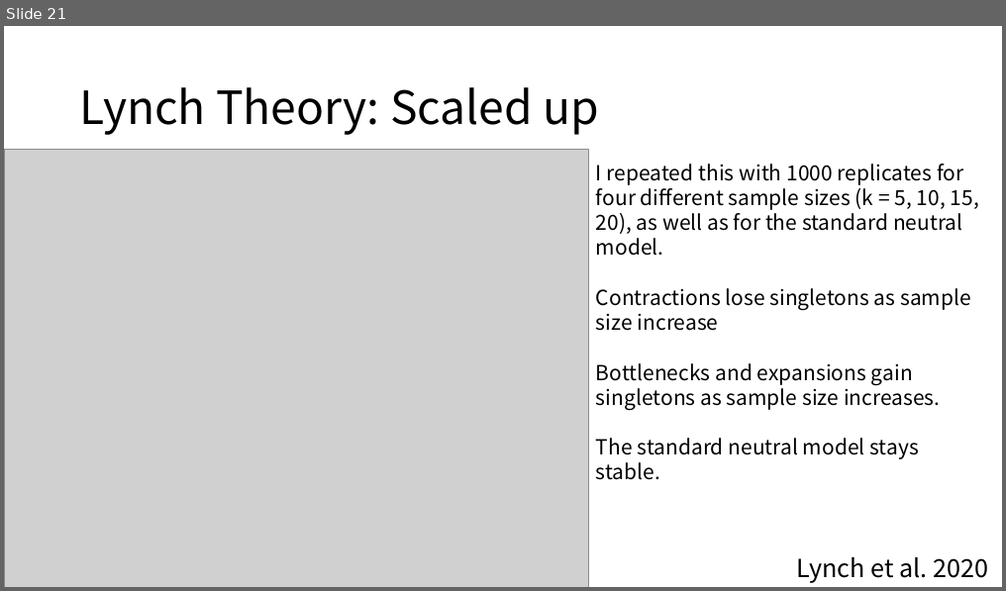
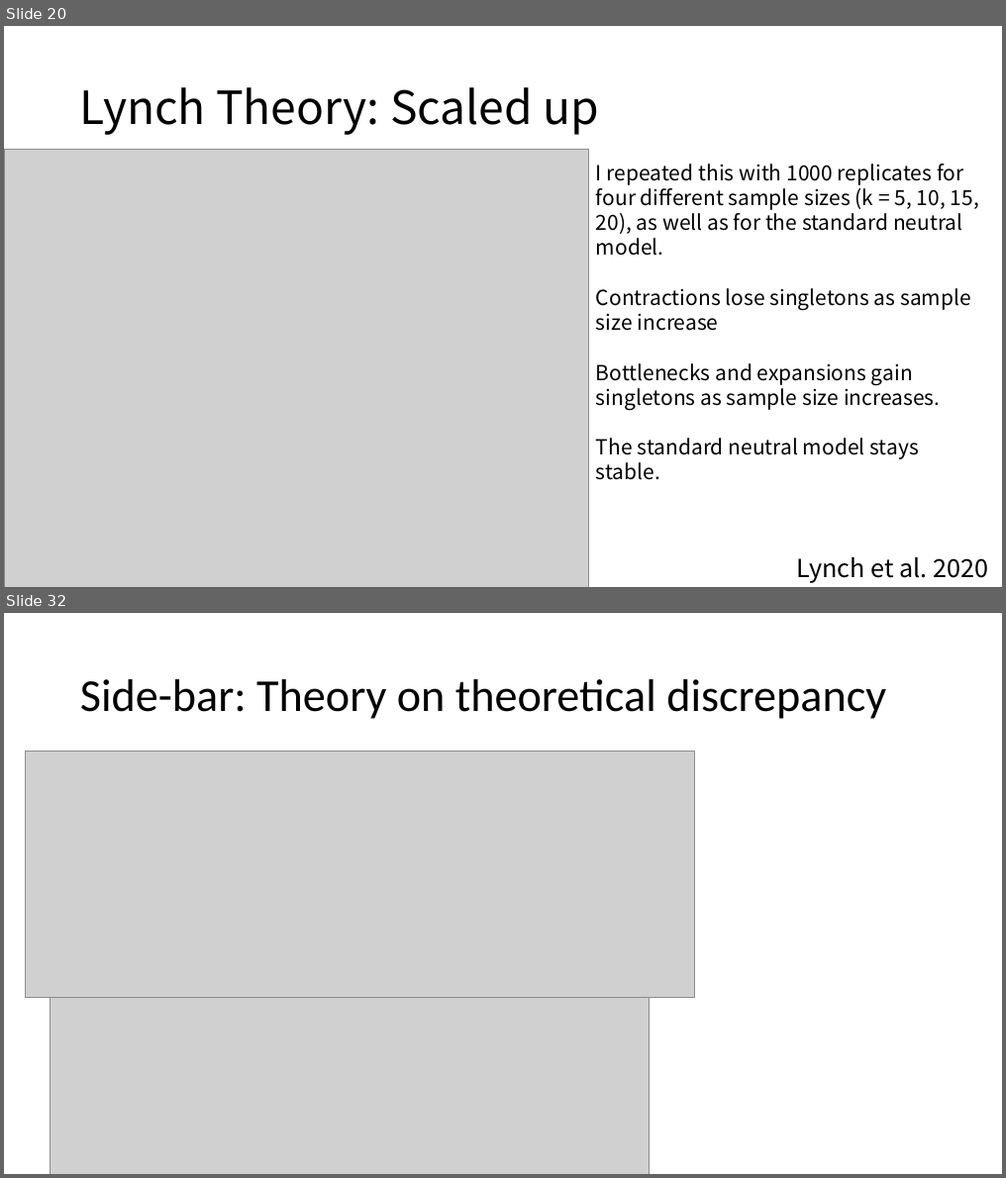
Before and after one commit to jon-mah/sample_size_demography, a slide deck: Summary/20250626_lab_meeting.pptx. Shown one above the other, each under a label of ours: slide 21 before the commit, slides 20 and 32 after it; the slides between them are not shown. The pictures are 1006x591 and 1006x1178 pixels, drawn with LibreOffice and Linux fonts; fonts in the diff are those of the drawing; grey boxes stand for pictures. Boxes give left, top, right and bottom in pixels: in the first picture for what was removed or moved away, otherwise in the second. Text is boxed around its words. In the diff, an @@ line names an element or a change of style, - is before the commit and + after.

```diff
--- a/Summary/20250626_lab_meeting.pptx
+++ b/Summary/20250626_lab_meeting.pptx
@@ slide 32 added at bbox=[4, 613, 1002, 1174], background #FFFFFF @@
@@ title added at bbox=[80, 679, 886, 719], 44 pt, text #000000 @@
+Side-bar: Theory on theoretical discrepancy
@@ picture added at bbox=[26, 752, 694, 998] @@
@@ picture added at bbox=[50, 998, 649, 1174] @@
@@ what was slide 21 is now slide 20 @@
```
Also in this commit, not shown: 5 slides changed, 35 other slides added, 2 slides removed, 5 other files.
